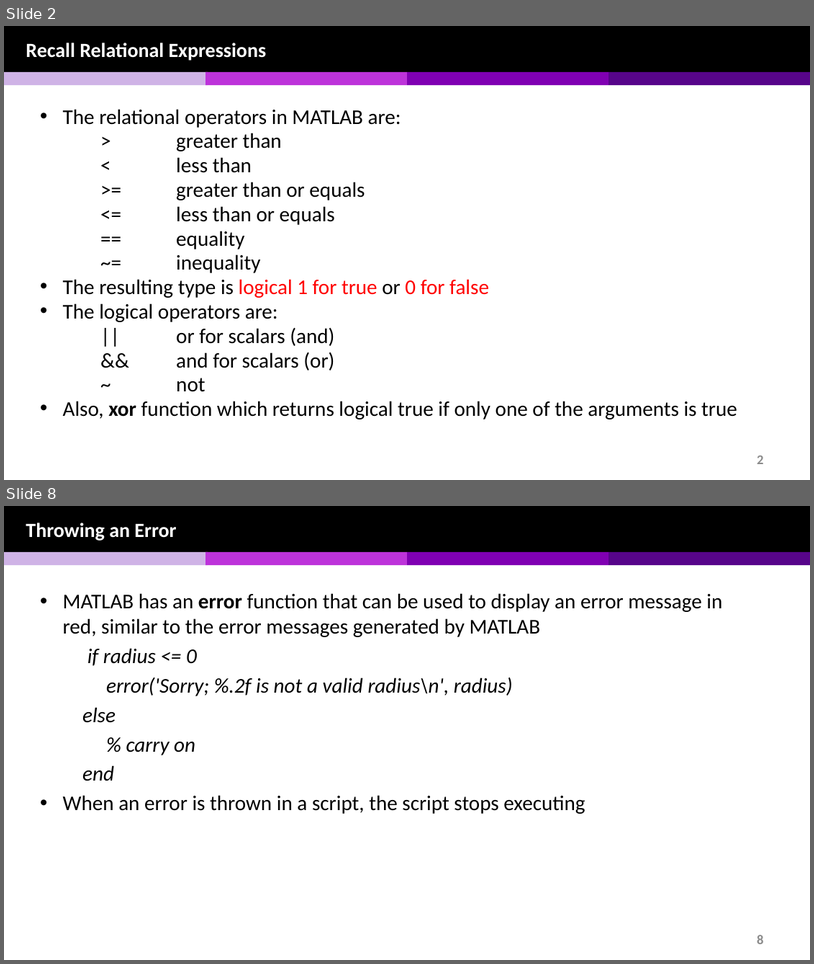
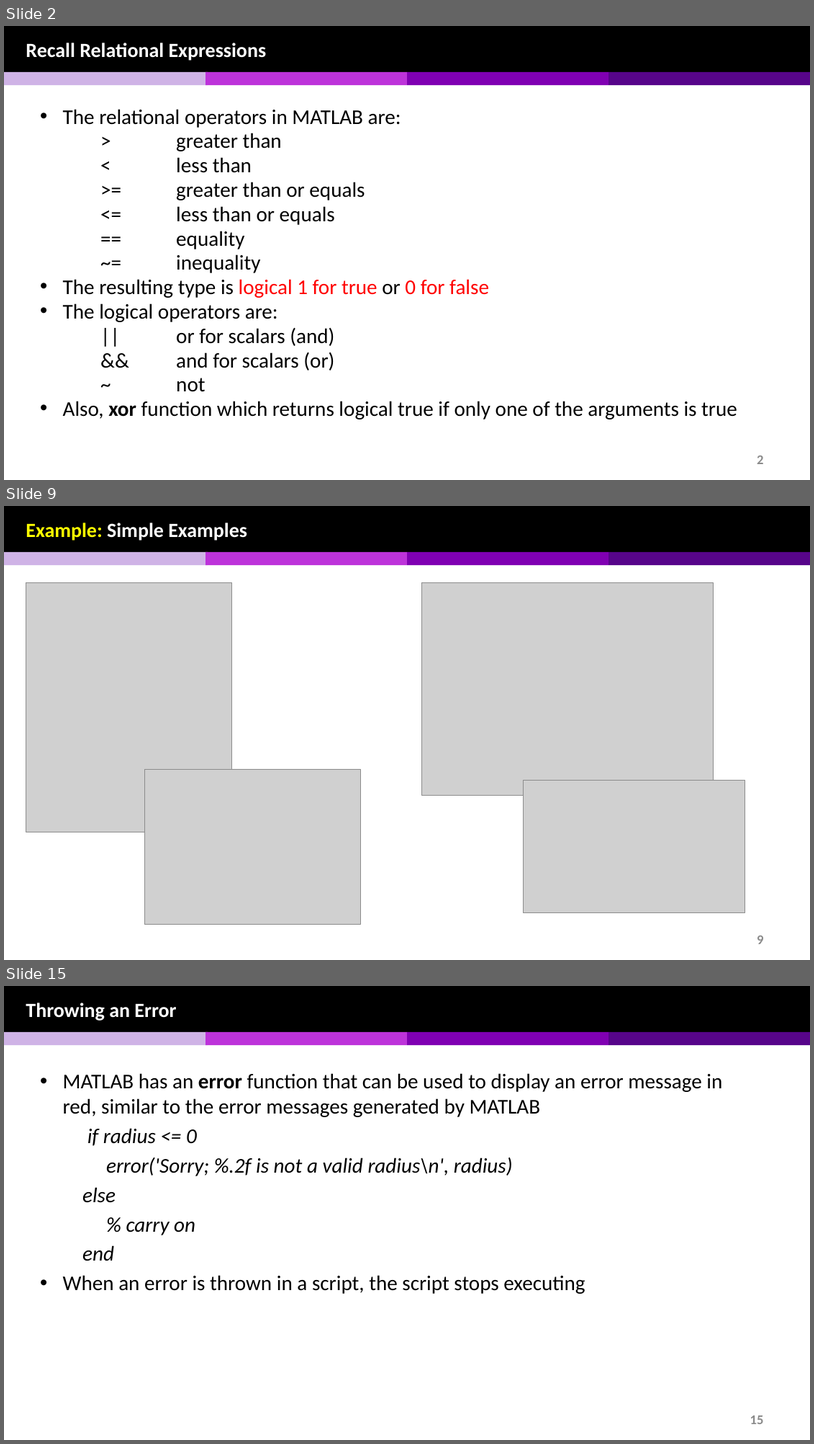
Before and after one commit to chulminy/AE_ENVE_GEOE_121, a slide deck: lecture/selection_statement/selection_statement_v1.pptx. Shown one above the other, each under a label of ours: slides 2 and 8 before the commit, slides 2, 9 and 15 after it; the slides between them are not shown. The pictures are 814x964 and 814x1444 pixels, drawn with LibreOffice and Linux fonts; fonts in the diff are those of the drawing; grey boxes stand for pictures. Boxes give left, top, right and bottom in pixels: in the first picture for what was removed or moved away, otherwise in the second. Text is boxed around its words. In the diff, an @@ line names an element or a change of style, - is before the commit and + after.

```diff
--- a/lecture/selection_statement/selection_statement_v1.pptx
+++ b/lecture/selection_statement/selection_statement_v1.pptx
@@ slide 9 added at (x1=4, y1=506, x2=810, y2=960), background #FFFFFF; not listed: 6 template elements that a slide beside it also shows @@
@@ text added at (x1=26, y1=523, x2=247, y2=541), 24 pt, text #FFFFFF, bold @@
+Example: Simple Examples
@@ picture added at (x1=26, y1=583, x2=232, y2=831) @@
@@ picture added at (x1=422, y1=583, x2=714, y2=795) @@
@@ picture added at (x1=144, y1=769, x2=360, y2=924) @@
@@ picture added at (x1=523, y1=780, x2=745, y2=913) @@
@@ what was slide 8 is now slide 15 @@
@@ page number at (x1=751, y1=1415, x2=764, y2=1424): text changed @@
-8
+15
```
Also in this commit, not shown: 7 slides changed, 11 other slides added, 2 slides removed, 16 other files.
